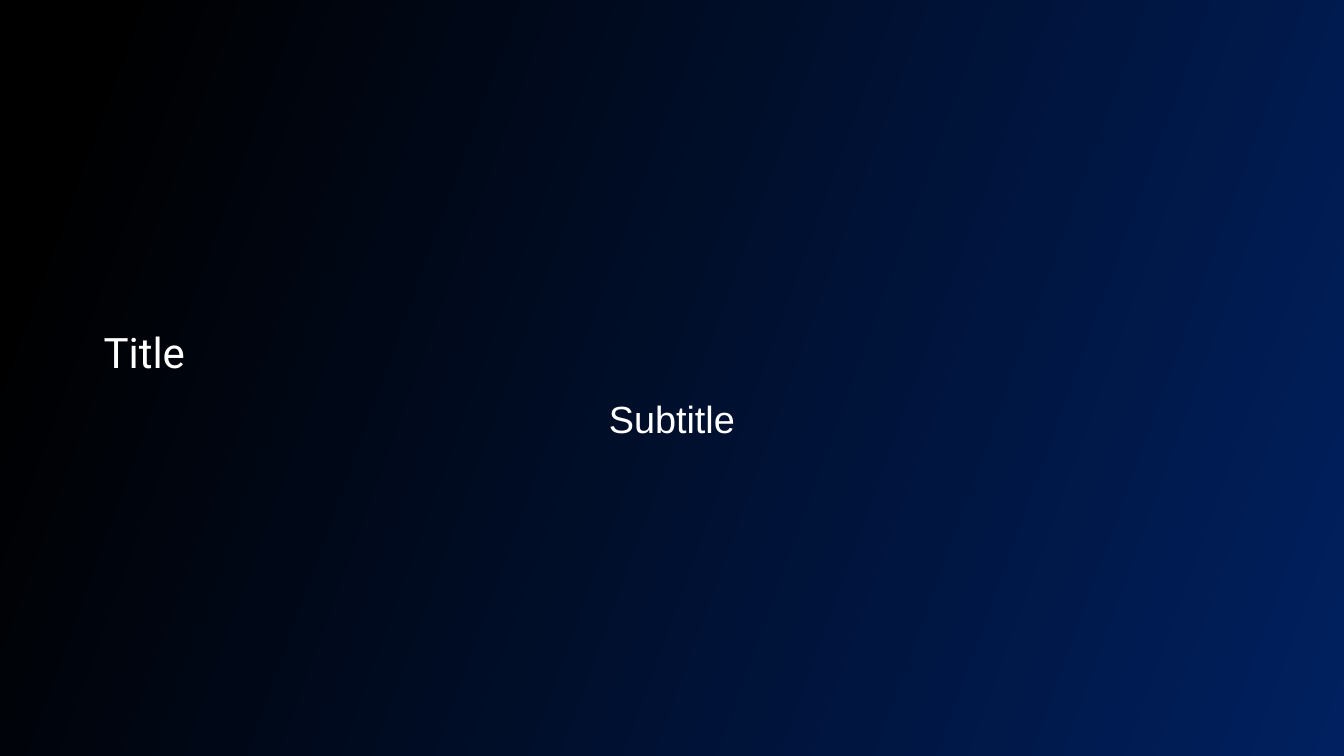
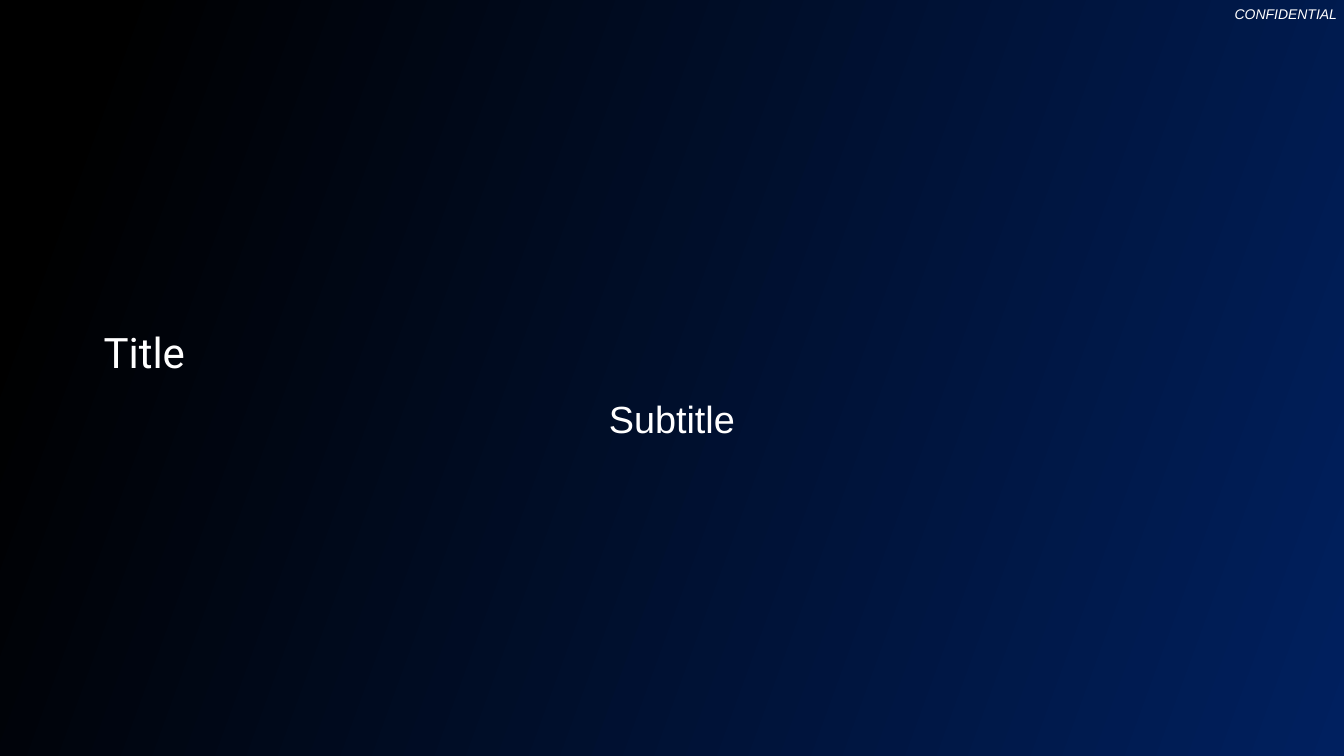
Before and after one commit to changhee-somite/20260114-claude-code, a slide deck: slide 1 of .claude/skills/presentation/templates/cellularintelligence.pptx. Drawn at 1344x756 pixels with LibreOffice and Linux fonts; fonts in the diff are those of the drawing; background and template pictures are left out. Boxes give left, top, right and bottom in pixels: in the first picture for what was removed or moved away, otherwise in the second. Text is boxed around its words. In the diff, an @@ line names an element or a change of style, - is before the commit and + after.

```diff
--- a/.claude/skills/presentation/templates/cellularintelligence.pptx
+++ b/.claude/skills/presentation/templates/cellularintelligence.pptx
@@ text added at <box>1235,9,1337,19</box>, 10 pt, text #FFFFFF, italic @@
+CONFIDENTIAL
```
